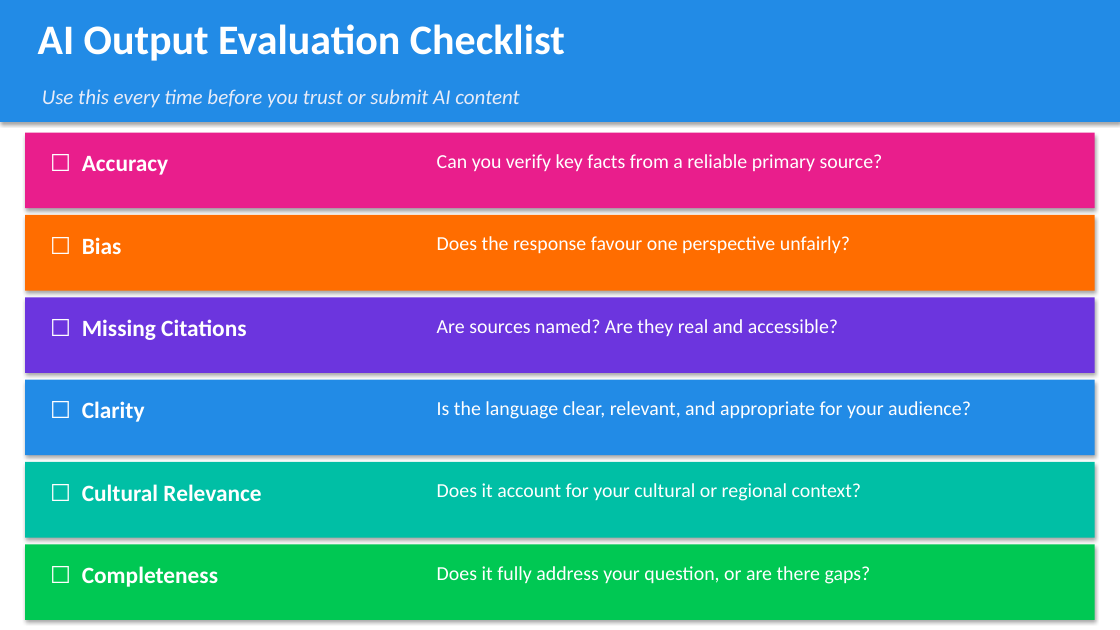
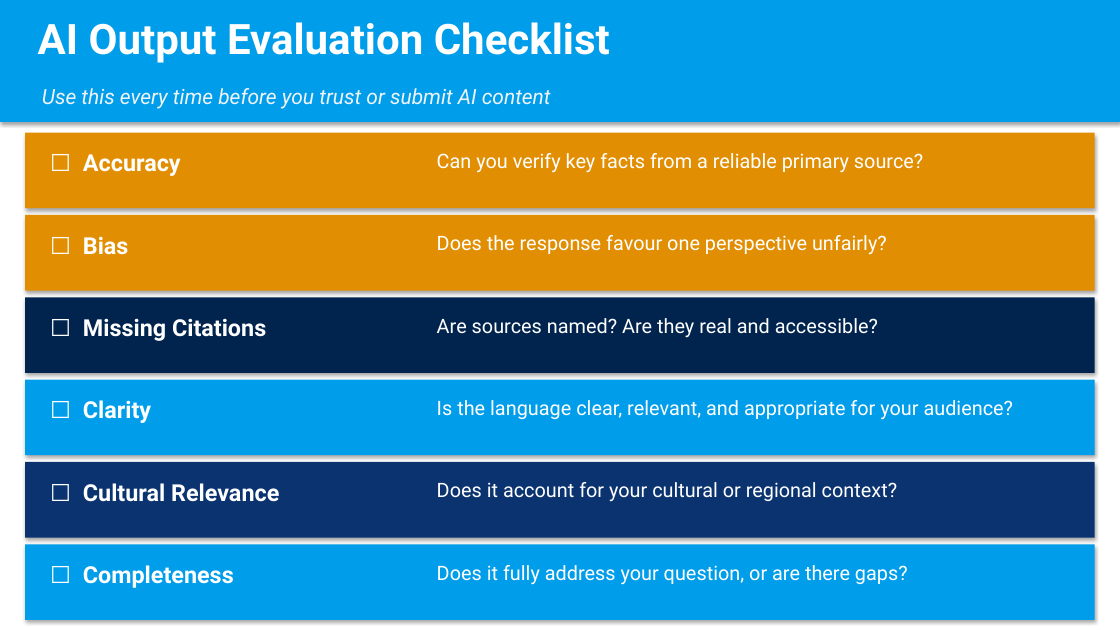
Before and after one commit to pegleg31/powerpoints, a slide deck: slide 31 of AI_Workshop_Presentation.pptx. Drawn at 1120x630 pixels with LibreOffice and Linux fonts; fonts in the diff are those of the drawing. Boxes give left, top, right and bottom in pixels: in the first picture for what was removed or moved away, otherwise in the second. Text is boxed around its words. In the diff, an @@ line names an element or a change of style, - is before the commit and + after.

```diff
--- a/AI_Workshop_Presentation.pptx
+++ b/AI_Workshop_Presentation.pptx
@@ rectangle at [0, 0, 1120, 122]: fill #228BE6 to #009DEA @@
@@ text "Use this every time before ..." at [42, 88, 551, 109]: font Calibri to Roboto, text colour #E8ECF8 to #F0F4FA @@
@@ rectangle at [25, 133, 1095, 208]: fill #E91E8C to #E28E03 @@
@@ rectangle at [25, 215, 1095, 291]: fill #FF6D00 to #E28E03 @@
@@ rectangle at [25, 297, 1095, 373]: fill #6C35DE to #00244E @@
@@ rectangle at [25, 380, 1095, 455]: fill #228BE6 to #009DEA @@
@@ rectangle at [25, 462, 1095, 538]: fill #00BFA5 to #0A3370 @@
@@ rectangle at [25, 544, 1095, 620]: fill #00C853 to #009DEA @@
@@ font Calibri to Roboto in 13 elements at [38, 22, 610, 63], [83, 154, 181, 176], [437, 153, 923, 173], [83, 236, 129, 255], [437, 235, 887, 255], [83, 318, 266, 341], [437, 318, 878, 338], [83, 400, 151, 423], [437, 400, 1014, 420], [83, 483, 279, 502], [437, 482, 897, 502], [83, 565, 234, 588], [437, 565, 908, 585] @@
```
Also in this commit, not shown: 43 other slides changed, 1 other file.
